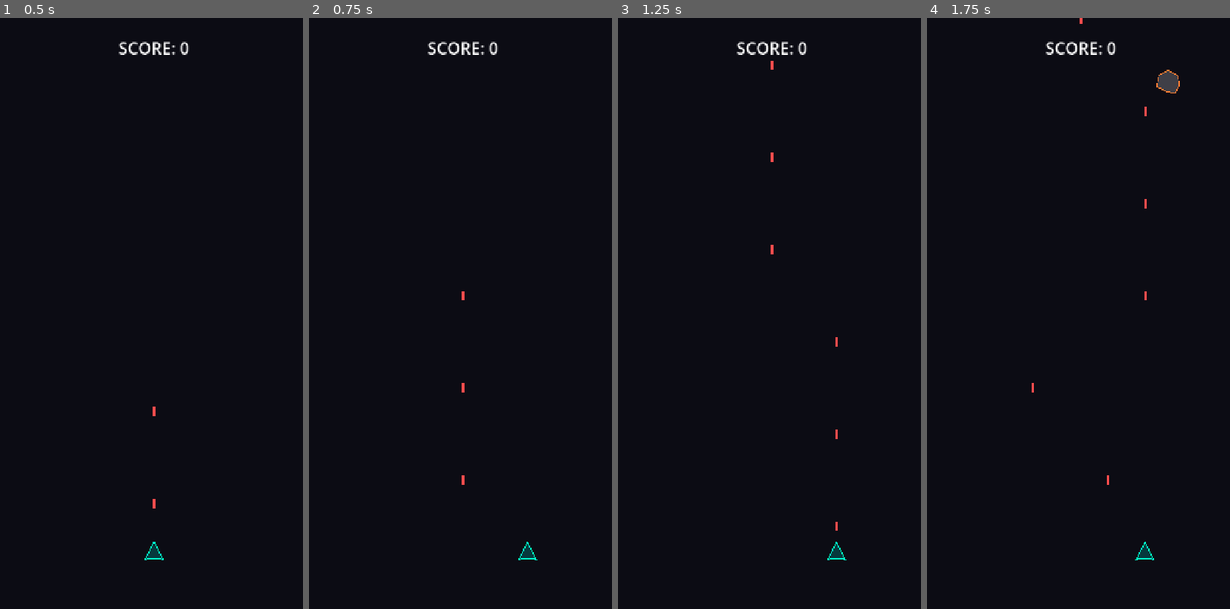
Above: before the commit, frames 1-4 (left to right).
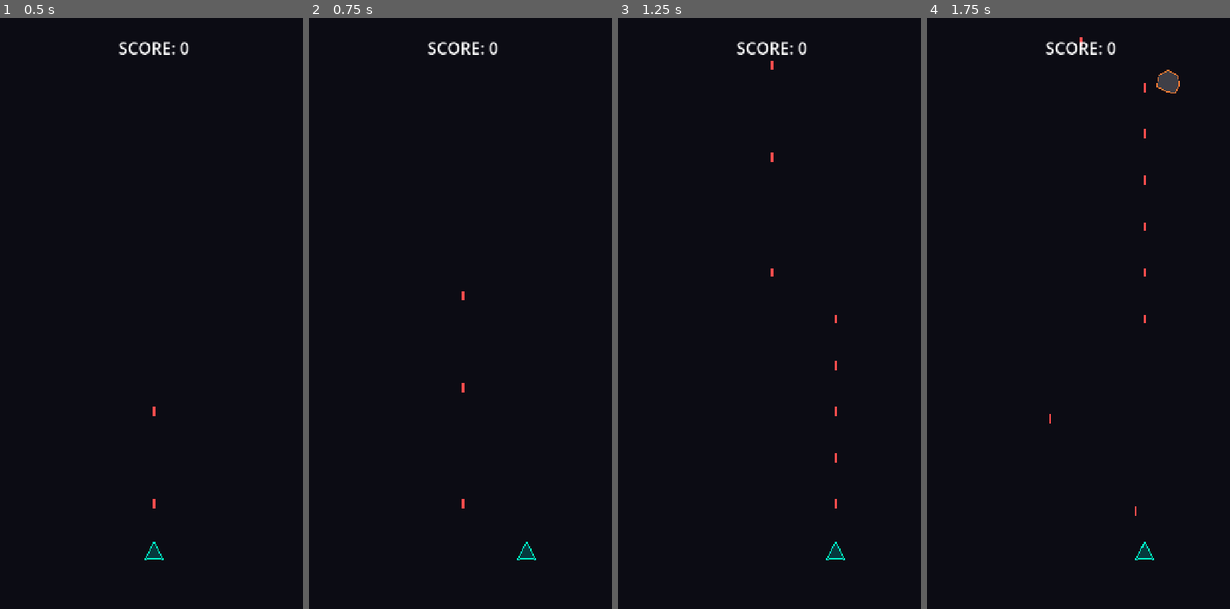
Above: after the commit, the same moments.

Repository: lolriver/spacehit
Game: Godot game, scene res://main.tscn
Two runs of this game, one before a commit and one after it. Both use one fixed random seed, a clock stepped at 60 frames per second and the inputs below.
Inputs (mouse positions are in pixels of both pictures, inside the frame that each line leads up to):
- Up to frame 1 (0.5 s): no input
- Up to frame 2 (0.75 s): tap Enter at 0.5 s; move the mouse to (536, 283) at 0.52 s; hold Space from 0.53 s (still down); click (536, 283) at 0.67 s
- Up to frame 3 (1.25 s): keep holding Space
- Up to frame 4 (1.75 s): release Space at 1.25 s; drag from (1014, 343) to (1145, 555) at 1.27 s

Frame 1 is identical in both runs. In frame 2, less than 0.1% of the frame differs, in the area x 50-76%, y 77-92%; in frame 3, 0.2%; in frame 4, 0.2%, in the area x 34-73%, y 0-92%.

Commit message:
feat: upgrade player damage model, stats, and sensitivity controls

Diff:
--- a/player.gd
+++ b/player.gd
@@ -1,10 +1,28 @@
 extends Area2D
 
 @export var laser_scene: PackedScene = preload("res://laser.tscn")
-@export var smooth_speed: float = 25.0 # High value for responsive yet smooth motion
 
 @onready var shoot_timer: Timer = $ShootTimer
 @onready var laser_spawn: Marker2D = $LaserSpawn
+
+# Gameplay stats
+var lives: int = 3
+var shield: int = 5
+var max_shield: int = 5
+var boost: float = 4.0
+var max_boost: float = 4.0
+
+# Sensitivity control
+var sensitivity: float = 1.6 # Can be adjusted (1.0 to 3.0) via Settings
+
+# State variables
+var is_invulnerable: bool = false
+var invun_timer: float = 0.0
+var flash_timer: float = 0.0
+var shield_recharge_timer: float = 0.0
+
+var is_boosting: bool = false
+var is_boost_button_pressed: bool = false # Managed by Main UI controls
 
 var viewport_width: float = 720.0
 var half_width: float = 30.0
@@ -12,17 +30,118 @@
 func _ready() -> void:
 	viewport_width = get_viewport_rect().size.x
 	shoot_timer.timeout.connect(_on_shoot_timer_timeout)
-	# Position player near bottom center
+	reset_player_stats()
+
+func reset_player_stats() -> void:
+	lives = 3
+	shield = max_shield
+	boost = max_boost
+	is_invulnerable = false
+	is_boosting = false
+	is_boost_button_pressed = false
+	visible = true
+	set_process(true)
+
+	# Safely re-enable monitoring properties
+	set_deferred("monitoring", true)
+	set_deferred("monitorable", true)
+
 	var viewport_size = get_viewport_rect().size
 	position = Vector2(viewport_size.x / 2.0, viewport_size.y - 120.0)
 
+	call_deferred("update_hud")
+
 func _process(delta: float) -> void:
-	# Check if user is touching/dragging (mouse click is mapped to touch)
+	# 1. Movement: Follow mouse/touch X drag
 	if Input.is_mouse_button_pressed(MOUSE_BUTTON_LEFT):
 		var target_x = get_global_mouse_position().x
 		target_x = clamp(target_x, half_width, viewport_width - half_width)
-		# Smoothly interpolate X coordinate to target
-		position.x = lerp(position.x, target_x, smooth_speed * delta)
+		# Smooth speed scales with sensitivity setting
+		var actual_speed = sensitivity * 15.0
+		position.x = lerp(position.x, target_x, actual_speed * delta)
+
+	# 2. Invulnerability Flash Handler
+	if is_invulnerable:
+		invun_timer -= delta
+		flash_timer += delta
+		if flash_timer >= 0.08:
+			flash_timer = 0.0
+			visible = not visible
+		if invun_timer <= 0.0:
+			is_invulnerable = false
+			visible = true
+			set_deferred("monitoring", true)
+			set_deferred("monitorable", true)
+
+	# 3. Boost Overdrive Firing Speed Handler
+	var want_boost = Input.is_key_pressed(KEY_SPACE) or is_boost_button_pressed
+	if want_boost and boost > 0.0:
+		if not is_boosting:
+			is_boosting = true
+			shoot_timer.wait_time = 0.1 # Double firing rate
+			shoot_timer.start()
+		boost -= delta * 1.5 # Drains in ~2.7 seconds
+		if boost < 0.0:
+			boost = 0.0
+	else:
+		if is_boosting:
+			is_boosting = false
+			shoot_timer.wait_time = 0.2 # Normal firing rate
+			shoot_timer.start()
+		if boost < max_boost:
+			boost += delta * 0.5 # Recharges in 8 seconds
+			if boost > max_boost:
+				boost = max_boost
+
+	# 4. Shield Recharge Handler (slowly recharge if not hit recently)
+	if shield < max_shield and not is_invulnerable:
+		shield_recharge_timer += delta
+		if shield_recharge_timer >= 12.0:
+			shield += 1
+			shield_recharge_timer = 0.0
+			update_hud()
+	else:
+		if shield >= max_shield:
+			shield_recharge_timer = 0.0
+
+	# 5. Continuous HUD Sync during active status changes
+	if want_boost or boost < max_boost or is_invulnerable:
+		update_hud()
+
+func take_damage() -> void:
+	if is_invulnerable:
+		return
+
+	# Trigger screen shake or hit visual in main if possible
+	var main_scene = get_tree().current_scene
+	if main_scene and main_scene.has_method("spawn_player_hit_effect"):
+		main_scene.spawn_player_hit_effect(global_position)
+
+	if shield > 0:
+		shield -= 1
+		make_invulnerable(1.0) # Brief invulnerability
+	else:
+		lives -= 1
+		make_invulnerable(1.8) # Longer invulnerability for life loss
+
+	update_hud()
+
+	if lives <= 0:
+		if main_scene and main_scene.has_method("trigger_game_over"):
+			main_scene.trigger_game_over()
+
+func make_invulnerable(duration: float) -> void:
+	is_invulnerable = true
+	invun_timer = duration
+	flash_timer = 0.0
+	# Temporarily disable physical collisions safely
+	set_deferred("monitoring", false)
+	set_deferred("monitorable", false)
+
+func update_hud() -> void:
+	var main_scene = get_tree().current_scene
+	if main_scene and main_scene.has_method("update_player_stats"):
+		main_scene.update_player_stats(lives, shield, boost)
 
 func _on_shoot_timer_timeout() -> void:
 	shoot_laser()
@@ -31,5 +150,4 @@
 	if laser_scene:
 		var laser = laser_scene.instantiate()
 		laser.global_position = laser_spawn.global_position
-		# Spawn laser under the parent node (e.g. Main) so it moves independently
 		get_parent().add_child(laser)
